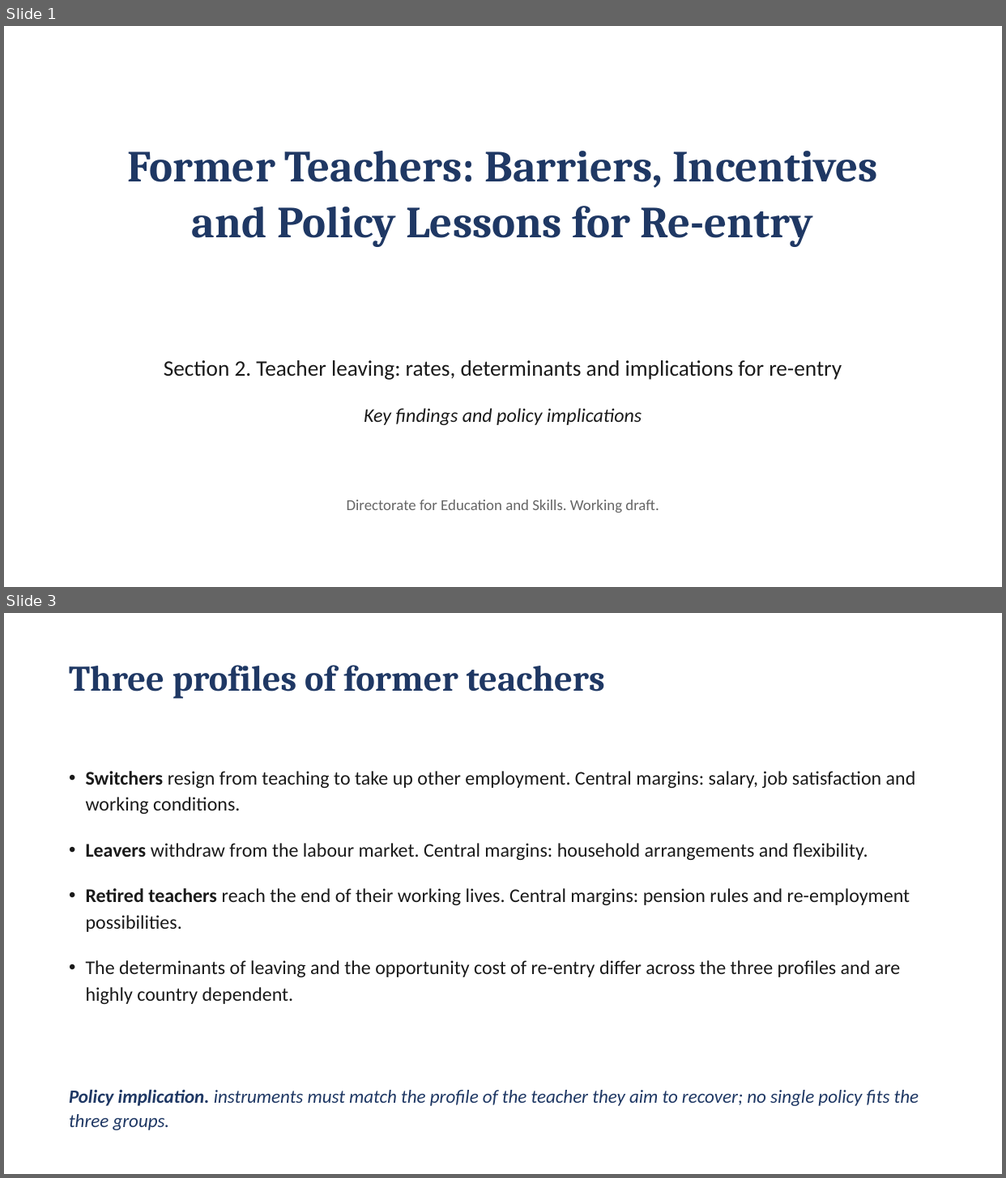
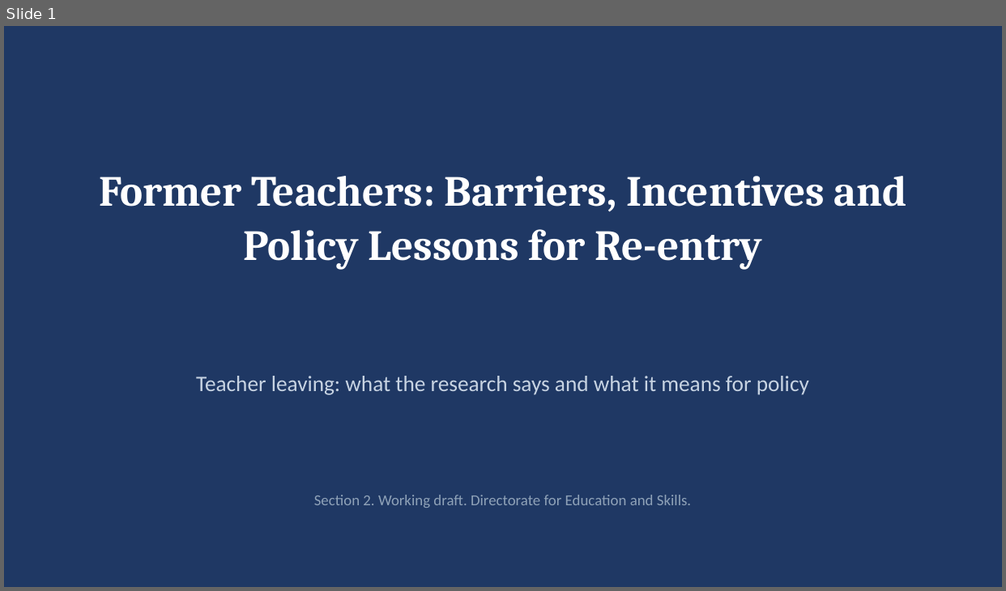
Before and after one commit to jedr1-ship-it/Former-Teachers, a slide deck: Former_Teachers_key_messages.pptx. Shown one above the other, each under a label of ours: slides 1 and 3 before the commit, slide 1 after it; the slides between them are not shown. The pictures are 1006x1178 and 1006x591 pixels, drawn with LibreOffice and Linux fonts; fonts in the diff are those of the drawing. Boxes give left, top, right and bottom in pixels: in the first picture for what was removed or moved away, otherwise in the second. Text is boxed around its words. In the diff, an @@ line names an element or a change of style, - is before the commit and + after.

```diff
--- a/Former_Teachers_key_messages.pptx
+++ b/Former_Teachers_key_messages.pptx
@@ slide 3 removed at <box>4,613,1002,1174</box>, background #FFFFFF @@
@@ text removed at <box>69,665,605,699</box> @@
-Three profiles of former teachers
@@ text removed at <box>86,771,916,1004</box> @@
-• Switchers resign from teaching to take up other employment. Central margins: salary, job satisfaction and working conditions.
-• Leavers withdraw from the labour market. Central margins: household arrangements and flexibility.
-• Retired teachers reach the end of their working lives. Central margins: pension rules and re-employment possibilities.
-• The determinants of leaving and the opportunity cost of re-entry differ across the three profiles and are highly country dependent.
@@ text removed at <box>69,1089,918,1131</box> @@
-Policy implication. instruments must match the profile of the teacher they aim to recover; no single policy fits the three groups.
@@ slide 1 changed as well @@
@@ background #FFFFFF to #1F3864 @@
@@ text "Former Teachers: Barriers, Incentives and ...": place and size @@
-text "Former Teachers: Barriers, Incentives and ..." at <box>128,151,877,247</box>
+text "Former Teachers: Barriers, Incentives and ..." at <box>99,176,907,269</box>
@@ text "Former Teachers: Barriers, Incentives and ..." at <box>99,176,907,269</box>: size 32 to 31 pt, text colour #1F3864 to #FFFFFF; line spacing 40pt to 39pt @@
@@ text at <box>196,376,809,395</box>: text changed; text colour #1A1A1A to #C7D3E2 @@
-Section 2. Teacher leaving: rates, determinants and implications for re-entry
+Teacher leaving: what the research says and what it means for policy
@@ text removed at <box>364,408,641,425</box> @@
-Key findings and policy implications
@@ text at <box>314,495,691,508</box>: text changed; text colour #666666 to #8FA2B8 @@
-Directorate for Education and Skills. Working draft.
+Section 2. Working draft. Directorate for Education and Skills.
```
Also in this commit, not shown: 1 other slide changed, 5 slides added, 4 other slides removed.
